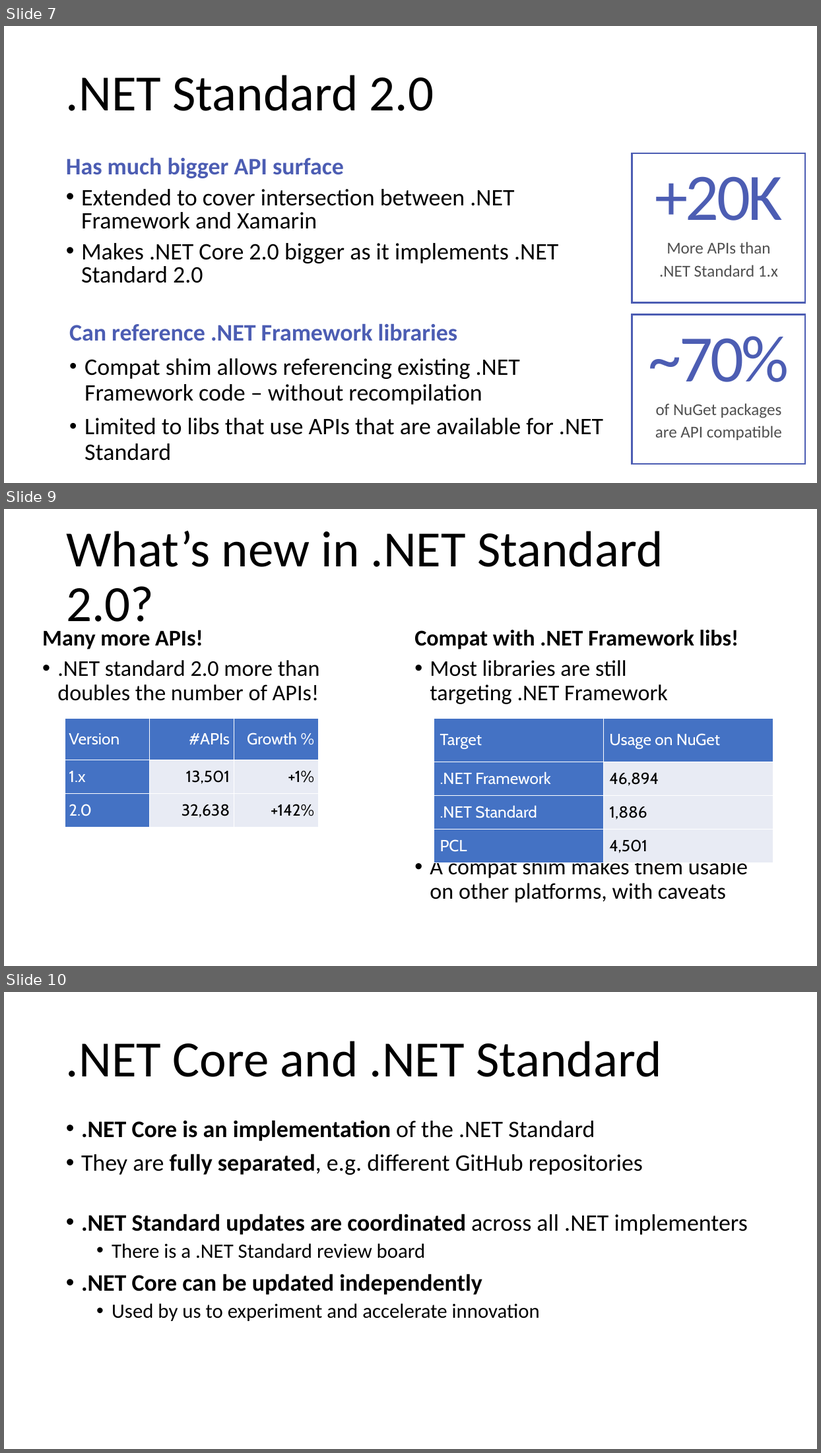
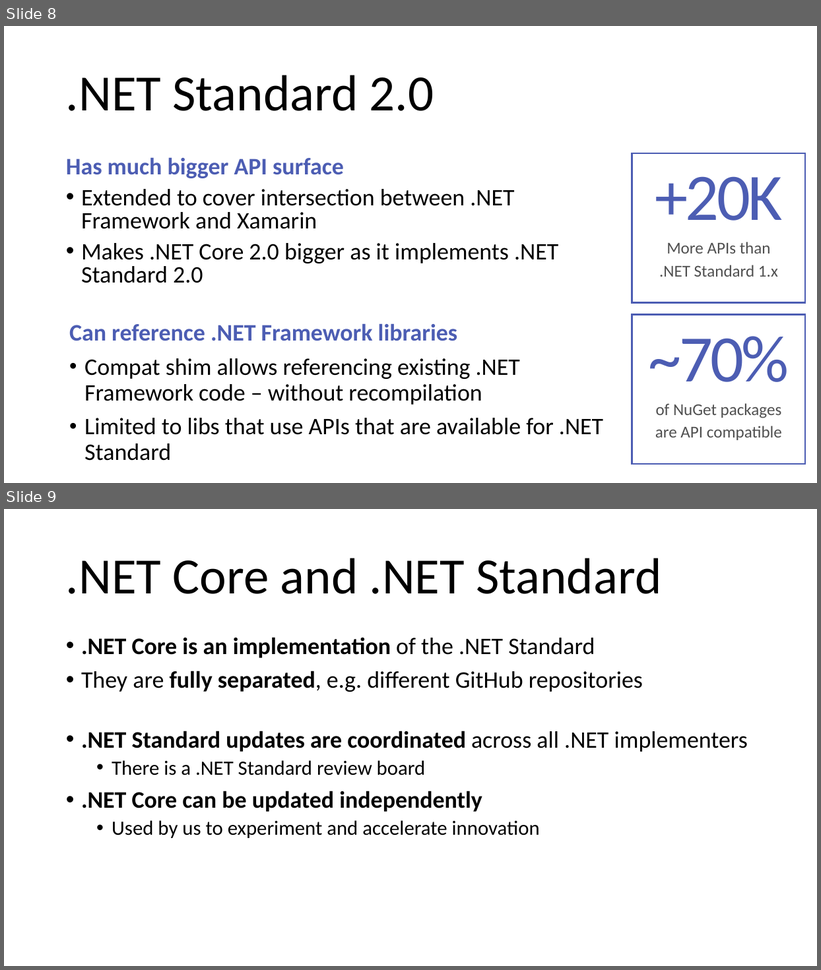
Before and after one commit to lozanotek/dotnet-ytt, a slide deck: slides/NETStandard.pptx. Shown one above the other, each under a label of ours: slides 7, 9 and 10 before the commit, slides 8 and 9 after it; the slides between them are not shown. The pictures are 821x1453 and 821x970 pixels, drawn with LibreOffice and Linux fonts; fonts in the diff are those of the drawing. Boxes give left, top, right and bottom in pixels: in the first picture for what was removed or moved away, otherwise in the second. Text is boxed around its words. In the diff, an @@ line names an element or a change of style, - is before the commit and + after.

```diff
--- a/slides/NETStandard.pptx
+++ b/slides/NETStandard.pptx
@@ slide 9 removed at bbox=[4, 509, 817, 966], background #FFFFFF @@
@@ title removed at bbox=[66, 531, 663, 622] @@
-What’s new in .NET Standard 2.0?
@@ text removed at bbox=[42, 630, 203, 650] @@
-Many more APIs!
@@ text removed at bbox=[415, 630, 739, 650] @@
-Compat with .NET Framework libs!
@@ text removed at bbox=[57, 660, 320, 701] @@
-• .NET standard 2.0 more than doubles the number of APIs!
@@ text removed at bbox=[430, 660, 748, 903] @@
-• Most libraries are still targeting .NET Framework
-• A compat shim makes them usable on other platforms, with caveats
@@ table removed at bbox=[65, 718, 319, 827], 3 rows, 3 columns @@
-Version | #APIs | Growth %
-1.x | 13,501 | +1%
-2.0 | 32,638 | +142%
@@ table removed at bbox=[434, 718, 773, 863], 4 rows, 2 columns @@
-Target | Usage on NuGet
-.NET Framework | 46,894
-.NET Standard | 1,886
-PCL | 4,501
@@ what was slide 7 is now slide 8 @@
@@ what was slide 10 is now slide 9 @@
```
Also in this commit, not shown: 1 slide changed, 1 slide added, 5 other slides removed.
